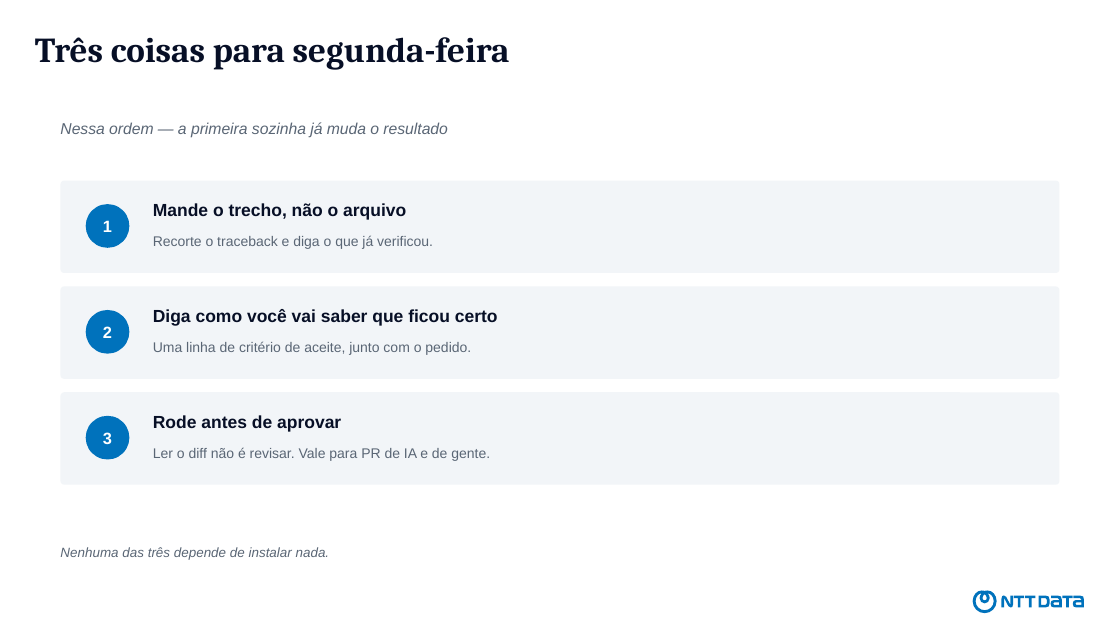
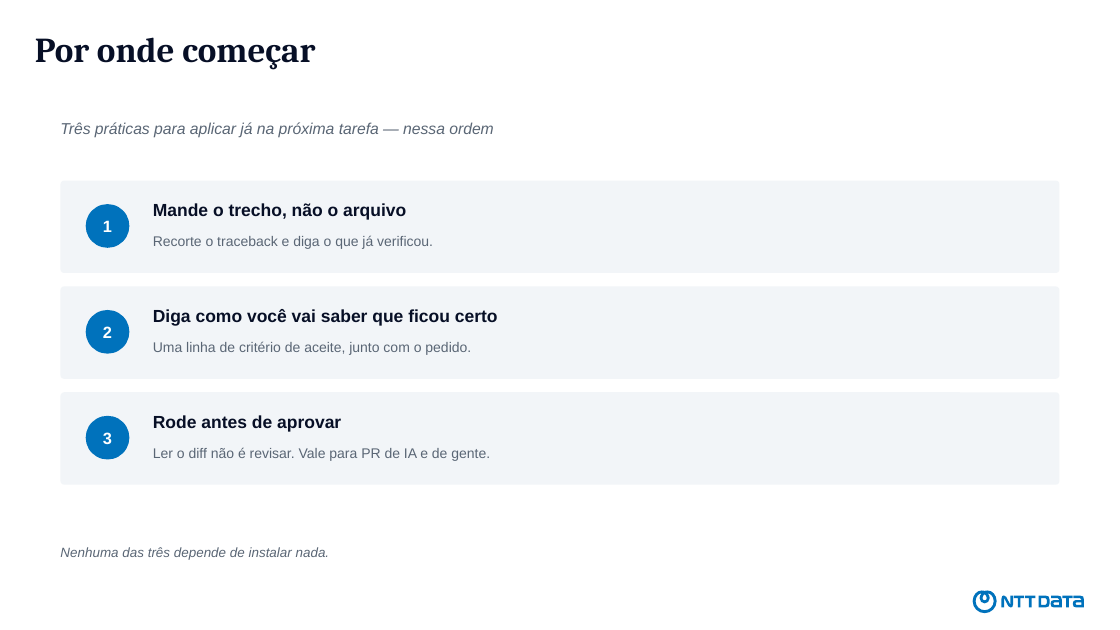
Before and after one commit to devdiasbr/boas-praticas-ia, a slide deck: slide 21 of apresentacao/como-eu-uso-ia.pptx. Drawn at 1120x630 pixels with LibreOffice and Linux fonts; fonts in the diff are those of the drawing. Boxes give left, top, right and bottom in pixels: in the first picture for what was removed or moved away, otherwise in the second. Text is boxed around its words. In the diff, an @@ line names an element or a change of style, - is before the commit and + after.

```diff
--- a/apresentacao/como-eu-uso-ia.pptx
+++ b/apresentacao/como-eu-uso-ia.pptx
@@ title at (35,37,315,70): text changed @@
-Três coisas para segunda-feira
+Por onde começar
@@ text at (60,122,493,138): text changed @@
-Nessa ordem — a primeira sozinha já muda o resultado
+Três práticas para aplicar já na próxima tarefa — nessa ordem
```
Also in this commit, not shown: 5 other slides changed, 1 other file.
